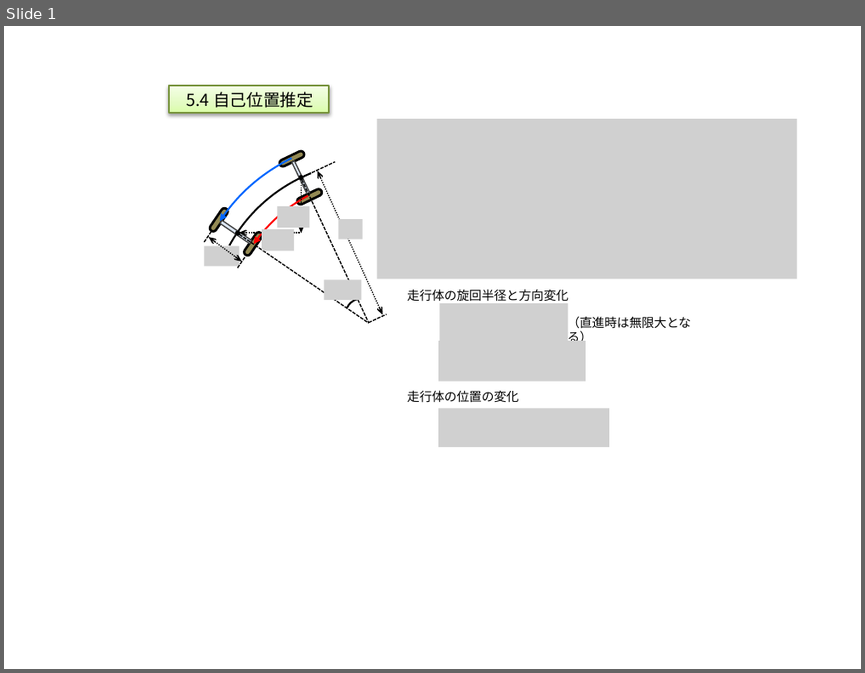
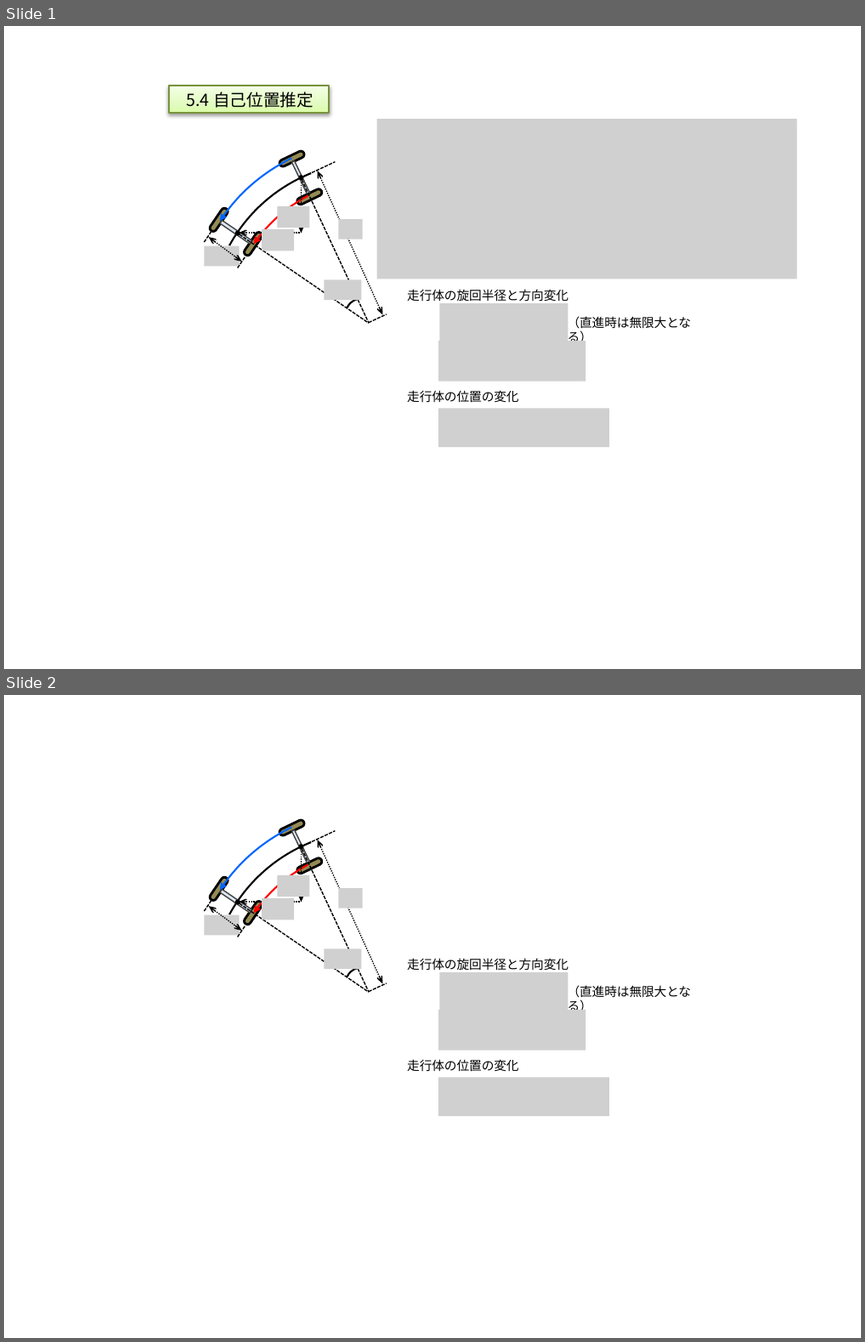
Before and after one commit to RITS-ETrobo/Yokohama, a slide deck: design/2016/models/odometry.pptx. Shown one above the other, each under a label of ours: slide 1 before the commit, slides 1 and 2 after it. The pictures are 865x673 and 865x1342 pixels, drawn with LibreOffice and Linux fonts; fonts in the diff are those of the drawing; grey boxes stand for pictures. Boxes give left, top, right and bottom in pixels: in the first picture for what was removed or moved away, otherwise in the second. Text is boxed around its words. In the diff, an @@ line names an element or a change of style, - is before the commit and + after.

Commit message:
#705 自己位置補正、向き補正、色認識を追加

```diff
--- a/design/2016/models/odometry.pptx
+++ b/design/2016/models/odometry.pptx
@@ slide 2 added at [4,695,861,1338], background #FFFFFF @@
@@ arc (boxed as its full ellipse) added at [188,808,560,1181], outline #0066FF 1.5 pt @@
@@ arc (boxed as its full ellipse) added at [224,845,546,1167], outline #FF0000 1.5 pt @@
@@ ellipse added at [298,844,304,850], fill #000000 @@
@@ line added from (299, 847) to (335, 830), #000000 1 pt dashed @@
@@ double arrow added from (318, 839) to (383, 984), #000000 1 pt dashed @@
@@ arrow added from (302, 851) to (302, 902), #000000 1 pt dashed @@
@@ picture added at [262,898,295,919] @@
@@ picture added at [278,875,310,896] @@
@@ picture added at [338,888,362,908] @@
@@ picture added at [204,915,239,936] @@
@@ line added from (204, 911) to (212, 900), #000000 1 pt dashed @@
@@ double arrow added from (209, 906) to (242, 930), #000000 1 pt dashed @@
@@ ellipse added at [234,899,241,906], fill #000000 @@
@@ group added at [209,818,532,1152]: 4 rounded rectangles, 2 rectangles, 2 lines, 1 arc (boxed as its full ellipse) @@
@@ arrow added from (300, 902) to (239, 902), #000000 1 pt dashed @@
@@ line added from (238, 936) to (245, 925), #000000 1 pt dashed @@
@@ picture added at [324,948,361,970] @@
@@ arc (boxed as its full ellipse) added at [342,964,381,1003], outline #000000 1.5 pt @@
@@ text added at [407,958,568,973], 10.5 pt, text #000000 @@
+走行体の旋回半径と方向変化
@@ picture added at [439,972,568,1012] @@
@@ line added from (368, 992) to (386, 983), #000000 1 pt dashed @@
@@ text added at [568,985,692,1015], 10.5 pt, text #000000 @@
+（直進時は無限大となる）
@@ picture added at [438,1009,585,1049] @@
@@ text added at [407,1059,518,1072], 10.5 pt, text #000000 @@
+走行体の位置の変化
@@ picture added at [438,1077,609,1116] @@
```
Also in this commit, not shown: 7 other files.
